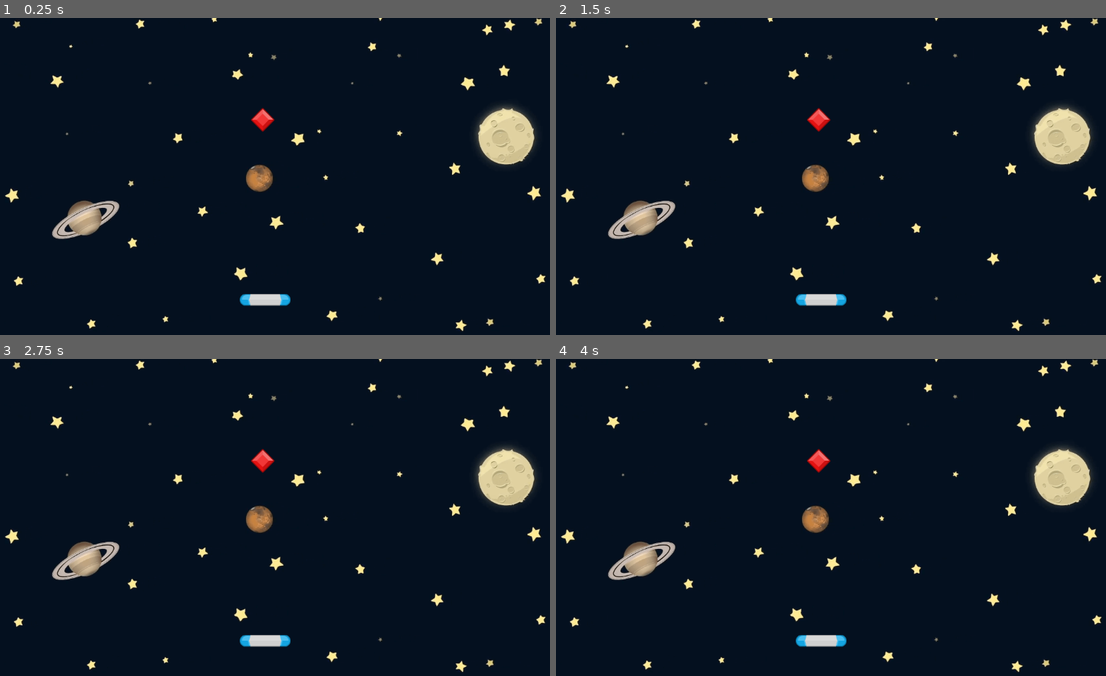
Above: before the commit, frames 1-4 (two rows, left to right).
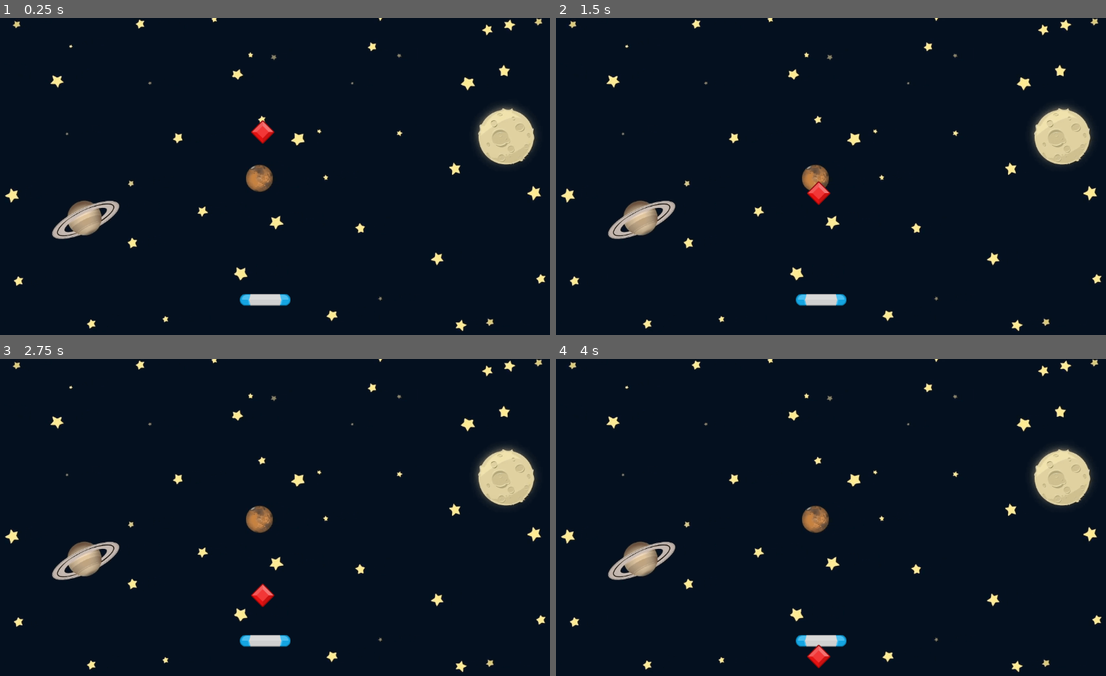
Above: after the commit, the same moments.

Repository: RafaZenitus/gemCatcher
Game: Godot game, scene res://scenes/game.tscn
Same seed, same stepped clock (60 frames per second), same inputs: the game is played once before the commit and once after it.
Inputs:
- Up to frame 1 (0.25 s): no input
- Up to frame 2 (1.5 s): no input
- Up to frame 3 (2.75 s): no input
- Up to frame 4 (4 s): no input

The runs differ from the first frame. In frame 1, 0.3% of the frame differs, in the area x 45-50%, y 28-40%; in frame 2, 0.4%; in frame 3, 0.4%, in the area x 45-50%, y 28-79%; in frame 4, 0.4%.

Commit message:
gemFalling

Diff:
--- /dev/null
+++ b/scenes/gem.gd
@@ -0,0 +1,15 @@
+extends Area2D
+
+
+# Called when the node enters the scene tree for the first time.
+func _ready() -> void:
+	pass # Replace with function body.
+
+
+# Called every frame. 'delta' is the elapsed time since the previous frame.
+func _process(delta: float) -> void:
+	position.y += 100.0 * delta
+
+	if position.y > get_viewport_rect().size.y:
+		set_process(false)
+		queue_free()
--- a/scenes/gem.tscn
+++ b/scenes/gem.tscn
@@ -1,11 +1,13 @@
-[gd_scene load_steps=3 format=3 uid="uid://csc4xxvptq4oe"]
+[gd_scene load_steps=4 format=3 uid="uid://csc4xxvptq4oe"]
 
+[ext_resource type="Script" path="res://scenes/gem.gd" id="1_4fq4s"]
 [ext_resource type="Texture2D" uid="uid://b460xe2nteabe" path="res://assets/element_red_diamond.png" id="1_cm80n"]
 
 [sub_resource type="RectangleShape2D" id="RectangleShape2D_pt0eq"]
 size = Vector2(32.5269, 32.5269)
 
 [node name="Gem" type="Area2D"]
+script = ExtResource("1_4fq4s")
 
 [node name="Sprite2D" type="Sprite2D" parent="."]
 texture = ExtResource("1_cm80n")
